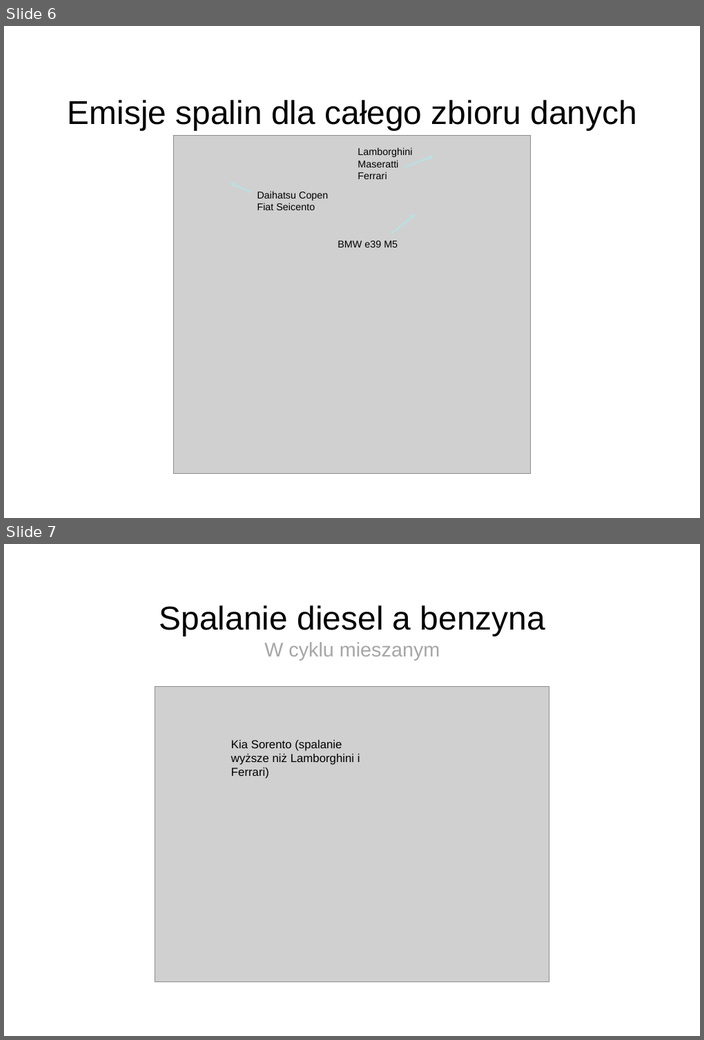
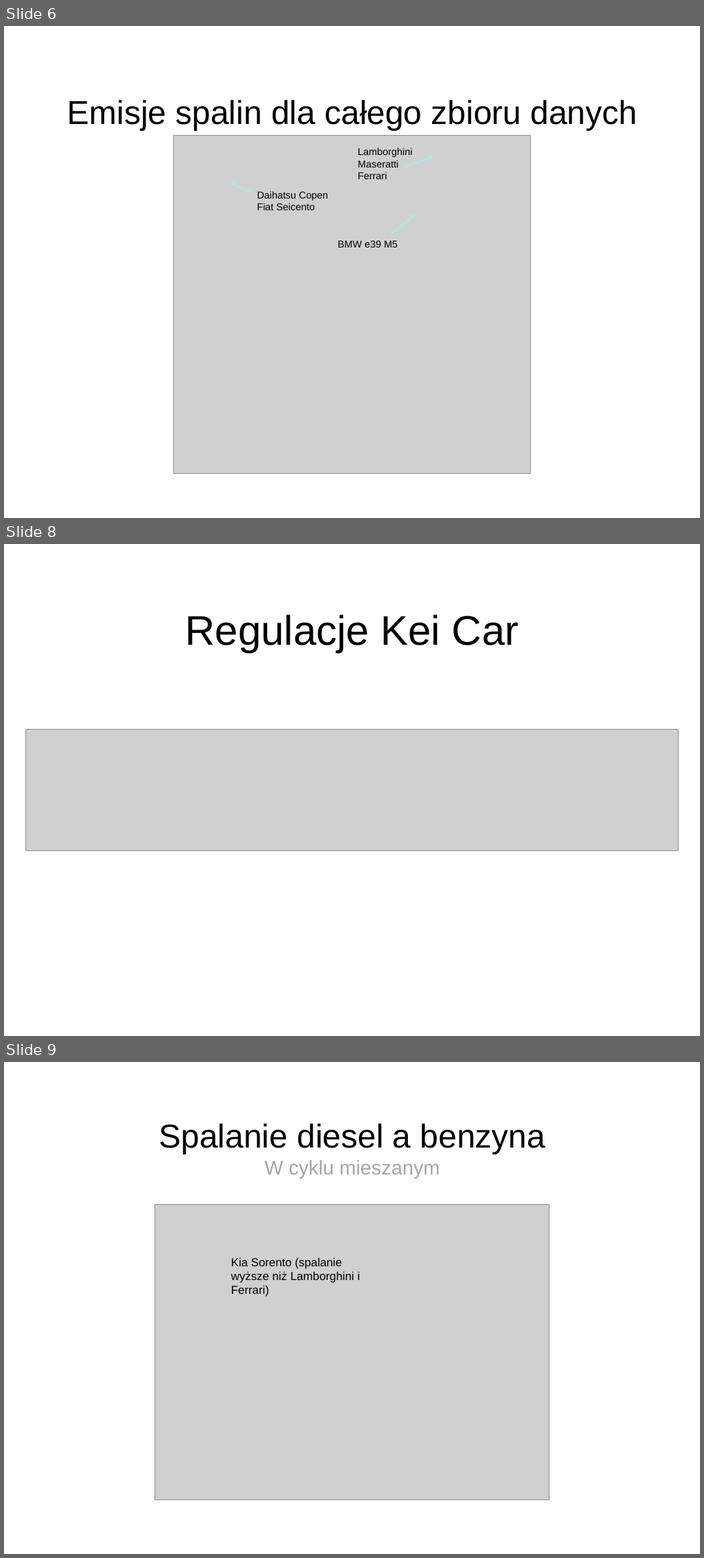
Before and after one commit to michalloska/DataExploration_Project, a slide deck: prezentacja.ppt. Shown one above the other, each under a label of ours: slides 6 and 7 before the commit, slides 6, 8 and 9 after it; the slides between them are not shown. The pictures are 704x1040 and 704x1558 pixels, drawn with LibreOffice and Linux fonts; fonts in the diff are those of the drawing; grey boxes stand for pictures; background and template pictures are left out. Boxes give left, top, right and bottom in pixels: in the first picture for what was removed or moved away, otherwise in the second. Text is boxed around its words. In the diff, an @@ line names an element or a change of style, - is before the commit and + after.

```diff
--- a/prezentacja.ppt
+++ b/prezentacja.ppt
@@ slide 8 added at bbox=[4, 544, 700, 1036], background picture (left out) @@
@@ title added at bbox=[185, 614, 519, 653], 50 pt, text #000000 @@
+Regulacje Kei Car
@@ picture added at bbox=[26, 729, 678, 851] @@
@@ what was slide 7 is now slide 9 @@
```
Also in this commit, not shown: 5 slides changed, 5 other slides added, 4 slides removed, 1 other file.
